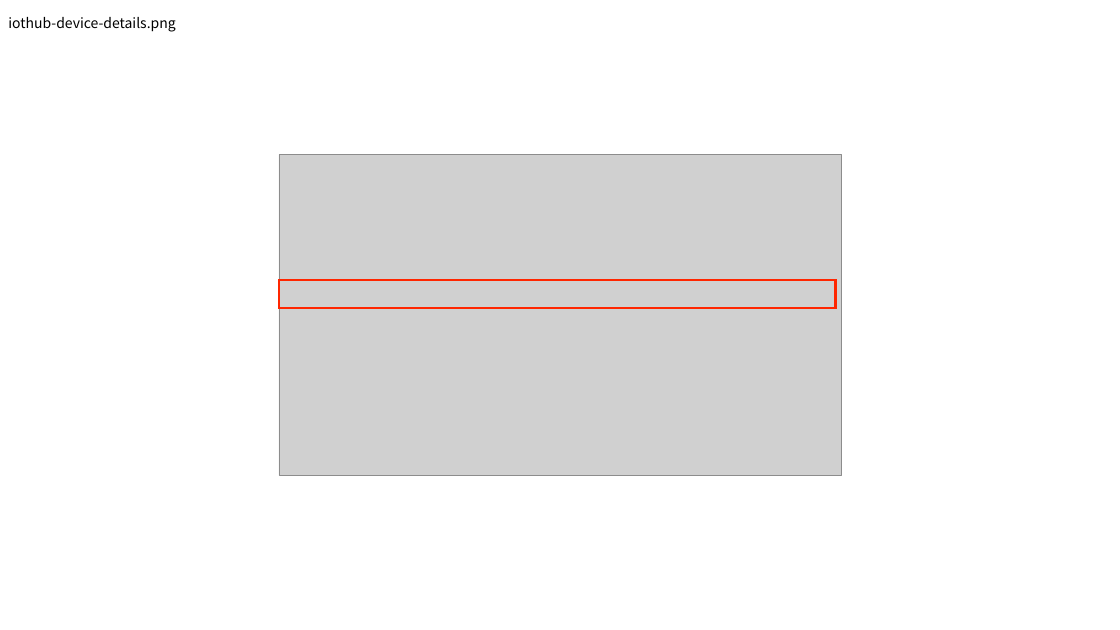
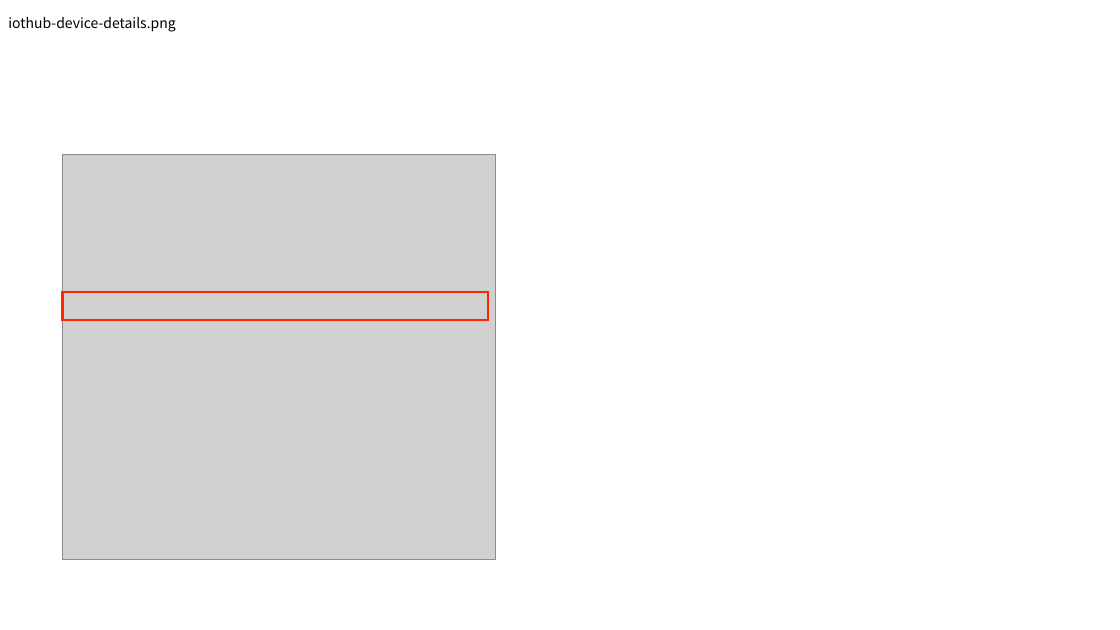
Before and after one commit to akubicharm/azure-workshop, a slide deck: slide 16 of iot-basic/images/iothub.pptx. Drawn at 1120x630 pixels with LibreOffice and Linux fonts; fonts in the diff are those of the drawing; grey boxes stand for pictures. Boxes give left, top, right and bottom in pixels: in the first picture for what was removed or moved away, otherwise in the second. Text is boxed around its words. In the diff, an @@ line names an element or a change of style, - is before the commit and + after.

```diff
--- a/iot-basic/images/iothub.pptx
+++ b/iot-basic/images/iothub.pptx
@@ picture added at bbox=[62, 155, 495, 560] @@
@@ picture removed at bbox=[279, 155, 841, 476] @@
@@ rectangle: place and size @@
-rectangle at bbox=[279, 280, 836, 308]
+rectangle at bbox=[62, 292, 488, 320]
```
Also in this commit, not shown: 9 other slides changed, 42 other files.
